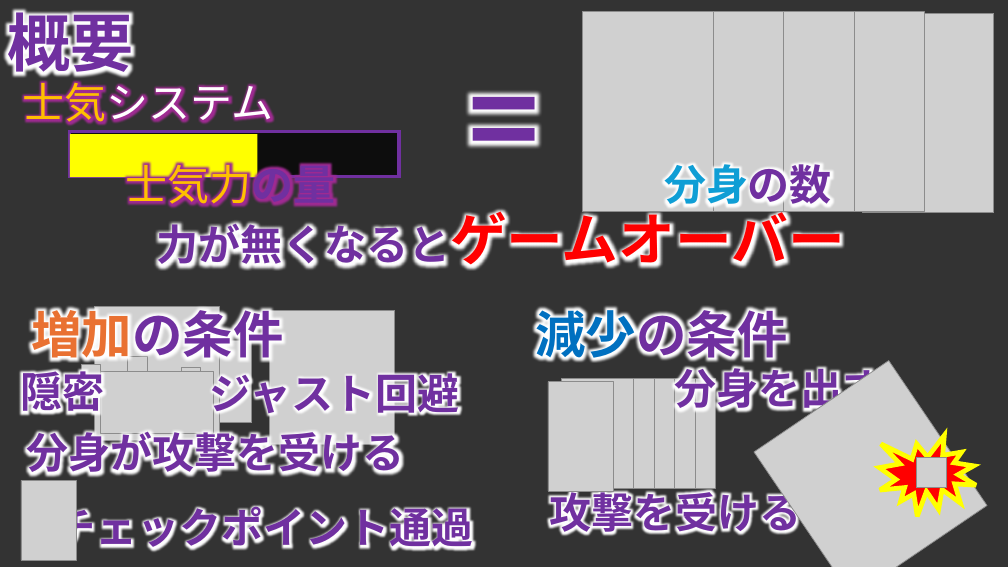
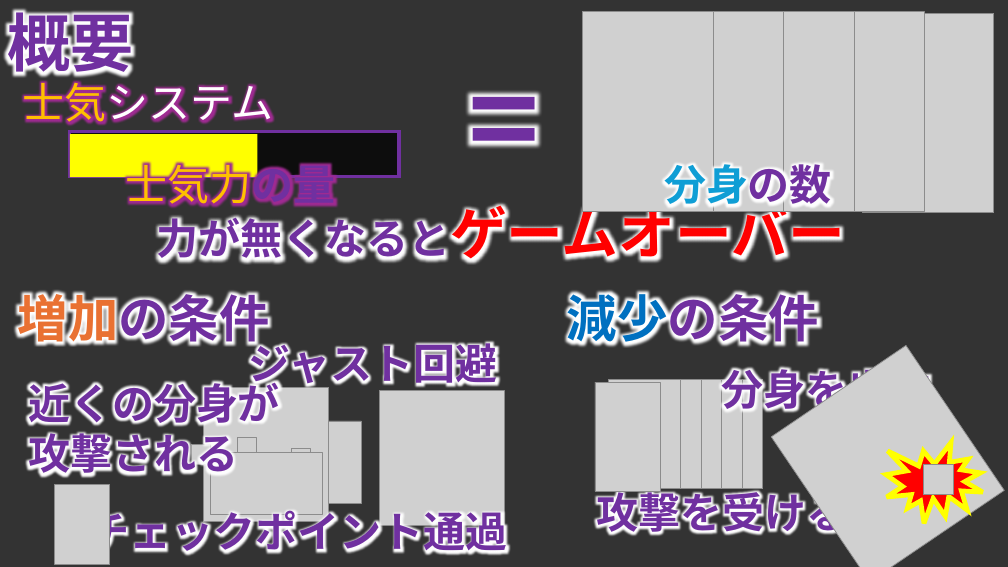
Before and after one commit to TomoyaKanazaki/TeamNinja, a slide deck: slide 4 of 98_plan/00_pptx/100_mainplan.pptx. Drawn at 1008x567 pixels with LibreOffice and Linux fonts; fonts in the diff are those of the drawing; grey boxes stand for pictures; background and template pictures are left out. Boxes give left, top, right and bottom in pixels: in the first picture for what was removed or moved away, otherwise in the second. Text is boxed around its words. In the diff, an @@ line names an element or a change of style, - is before the commit and + after.

```diff
--- a/98_plan/00_pptx/100_mainplan.pptx
+++ b/98_plan/00_pptx/100_mainplan.pptx
@@ text "力が無くなるとゲームオーバー" moved from (x1=156, y1=203, x2=845, y2=271) to (x1=156, y1=197, x2=845, y2=265) @@
@@ text "増加の条件" moved from (x1=31, y1=302, x2=283, y2=366) to (x1=18, y1=286, x2=270, y2=350) @@
@@ text "減少の条件" moved from (x1=535, y1=302, x2=787, y2=366) to (x1=567, y1=286, x2=819, y2=350) @@
@@ text "ジャスト回避" moved from (x1=210, y1=366, x2=460, y2=419) to (x1=248, y1=337, x2=498, y2=390) @@
@@ picture resized from (x1=754, y1=360, x2=987, y2=567) to (x1=772, y1=345, x2=1005, y2=567) @@
@@ text removed at (x1=20, y1=365, x2=104, y2=418) @@
-隠密
@@ text at (x1=28, y1=377, x2=280, y2=480): text changed @@
-分身が攻撃を受ける
+近くの分身が
+攻撃される
@@ picture moved from (x1=623, y1=379, x2=695, y2=488) to (x1=671, y1=380, x2=743, y2=489) @@
@@ 5 pictures, 2 texts moved together from (x1=548, y1=362, x2=884, y2=538) to (x1=595, y1=363, x2=931, y2=539) @@
@@ irregular seal moved from (x1=879, y1=436, x2=976, y2=516) to (x1=886, y1=442, x2=983, y2=523) @@
@@ 7 pictures moved together from (x1=82, y1=306, x2=395, y2=445) to (x1=191, y1=387, x2=505, y2=526) @@
@@ picture moved from (x1=917, y1=457, x2=947, y2=488) to (x1=923, y1=464, x2=954, y2=495) @@
@@ picture moved from (x1=21, y1=481, x2=76, y2=561) to (x1=54, y1=485, x2=110, y2=565) @@
@@ text "チェックポイント通過" moved from (x1=54, y1=501, x2=474, y2=554) to (x1=88, y1=505, x2=508, y2=558) @@
```
Also in this commit, not shown: 4 other slides changed, 1 slide removed.
